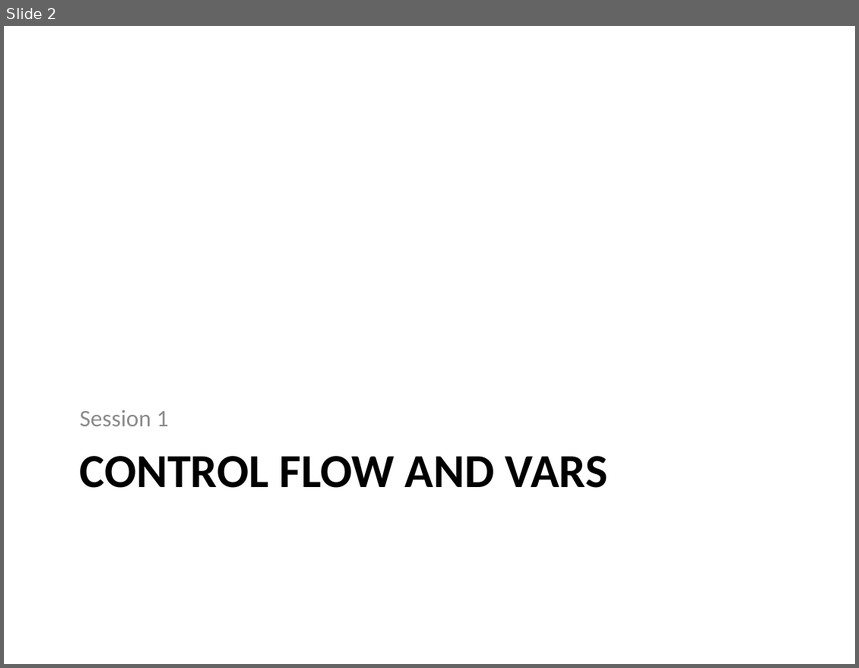
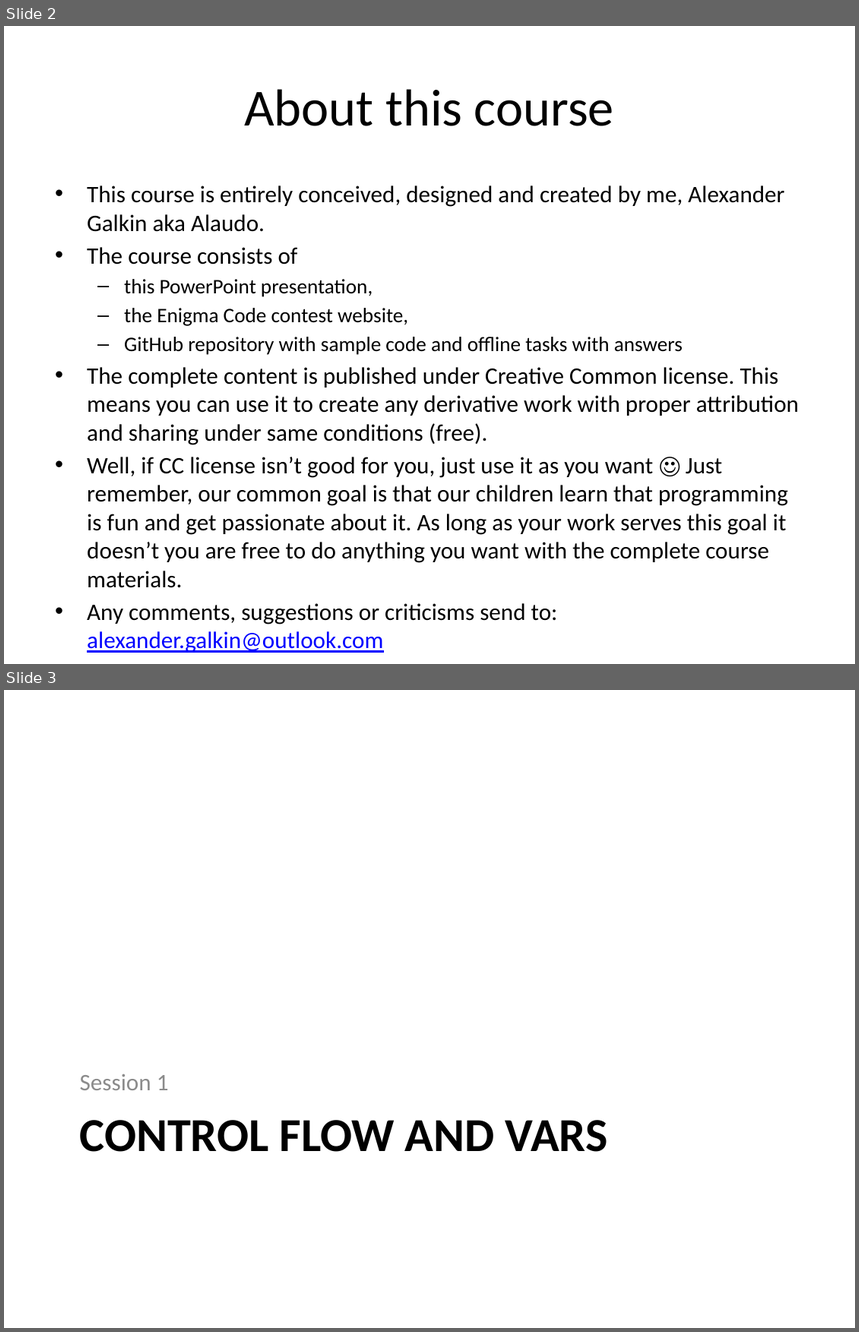
Before and after one commit to alaudo/coderdojo-python, a slide deck: dojo-presentation-intermediate.pptx. Shown one above the other, each under a label of ours: slide 2 before the commit, slides 2 and 3 after it. The pictures are 859x668 and 859x1332 pixels, drawn with LibreOffice and Linux fonts; fonts in the diff are those of the drawing. Boxes give left, top, right and bottom in pixels: in the first picture for what was removed or moved away, otherwise in the second. Text is boxed around its words. In the diff, an @@ line names an element or a change of style, - is before the commit and + after.

Commit message:
Updating the powerpoint and samples

```diff
--- a/dojo-presentation-intermediate.pptx
+++ b/dojo-presentation-intermediate.pptx
@@ slide 2 added at box(4, 26, 855, 664), background #FFFFFF @@
@@ title added at box(244, 89, 614, 126), 44 pt, text #000000 @@
+About this course
@@ text added at box(87, 186, 799, 588), 20 pt, text #000000 @@
+• This course is entirely conceived, designed and created by me, Alexander Galkin aka Alaudo.
+• The course consists of
+  – this PowerPoint presentation,
+  – the Enigma Code contest website,
+  – GitHub repository with sample code and offline tasks with answers
+• The complete content is published under Creative Common license. This means you can use it to create any derivative work with proper attribution and sharing under same conditions (free).
+• Well, if CC license isn’t good for you, just use it as you want ☺ Just remember, our common goal is that our children learn that programming is fun and get passionate about it. As long as your work serves this goal it doesn’t you are free to do anything you want with the complete course materials.
+• Any comments, suggestions or criticisms send to:
+  alexander.galkin@outlook.com
@@ what was slide 2 is now slide 3 @@
```
Also in this commit, not shown: 2 slides changed, 24 other slides added, 10 slides removed, 8 other files.
